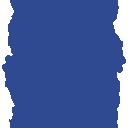
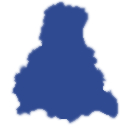
Before/after of a (128, 128) layered artwork. What changed in the layer stack:
showed "Layer copy #2", painted on it over [10, 0, 120, 125]
hid "Layer copy #4", painted on it over [2, 0, 126, 128]
